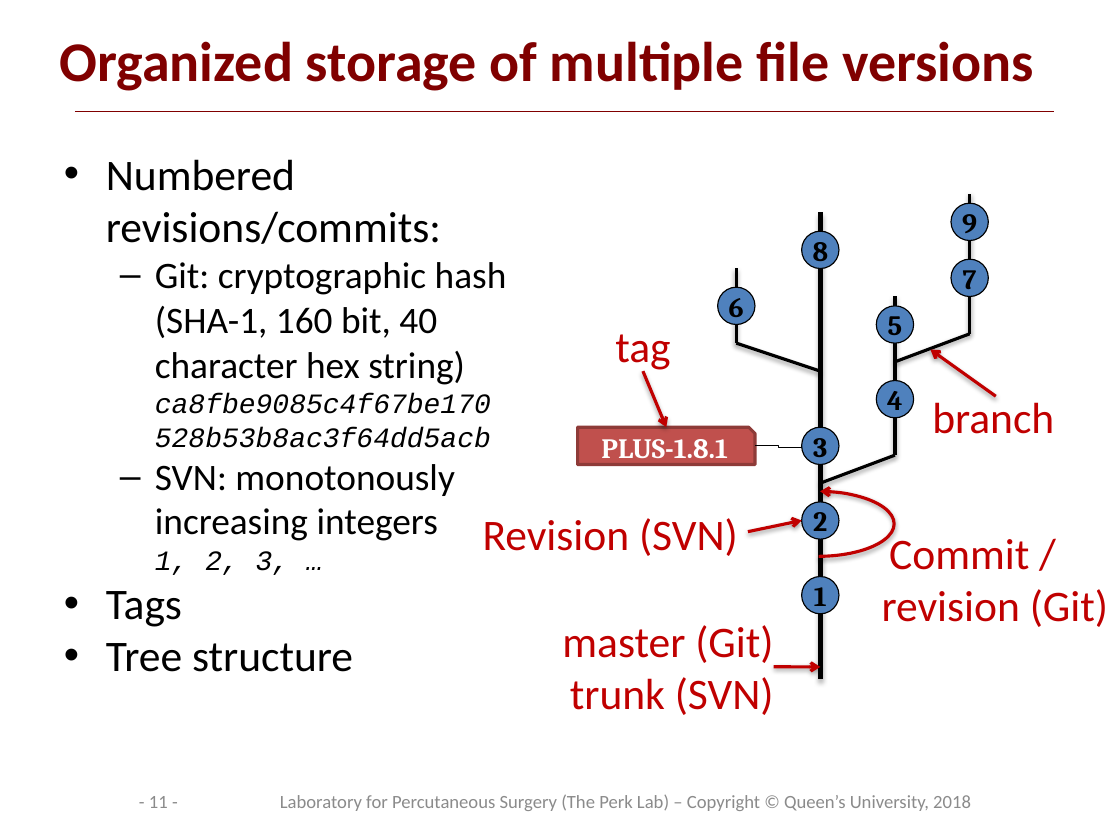
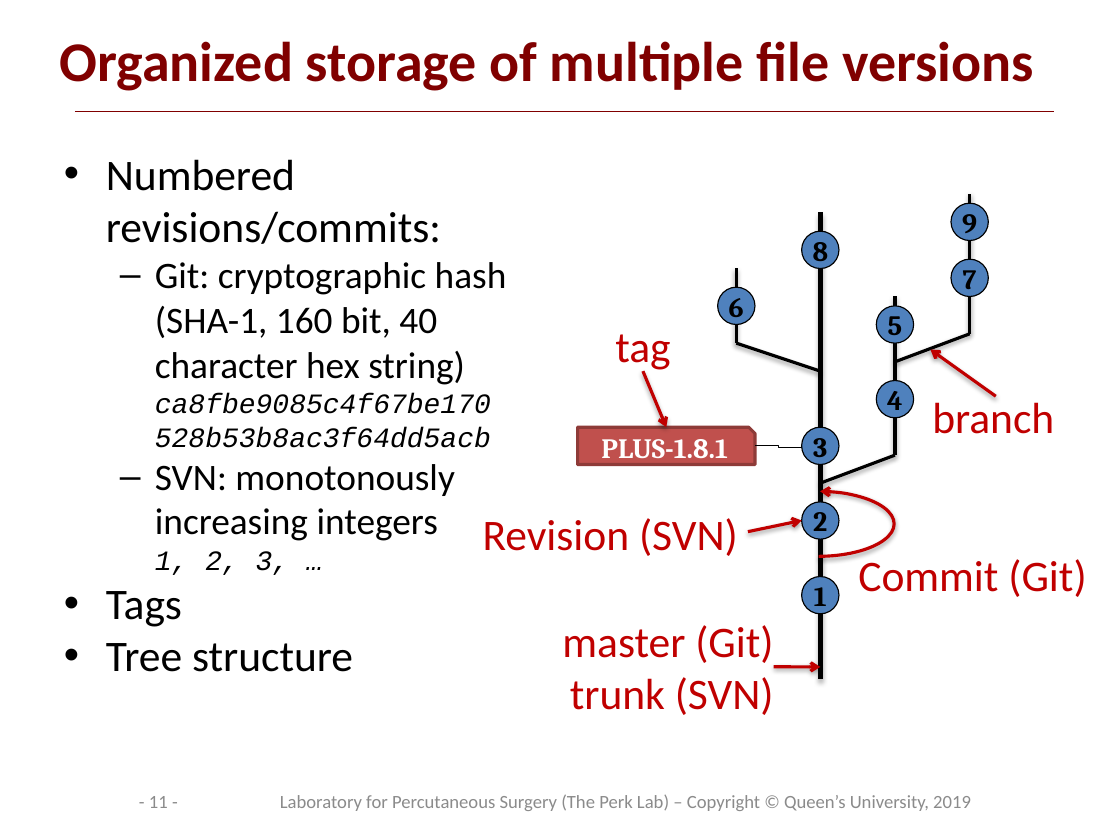
Before and after one commit to PerkLab/PerkLabBootcamp, a slide deck: slide 11 of Doc/day1_2_PerkLabProjectManagement.pptx. Drawn at 1120x840 pixels with LibreOffice and Linux fonts; fonts in the diff are those of the drawing; background and template pictures are left out. Boxes give left, top, right and bottom in pixels: in the first picture for what was removed or moved away, otherwise in the second. Text is boxed around its words. In the diff, an @@ line names an element or a change of style, - is before the commit and + after.

```diff
--- a/Doc/day1_2_PerkLabProjectManagement.pptx
+++ b/Doc/day1_2_PerkLabProjectManagement.pptx
@@ text at (858, 555, 1086, 597): text changed @@
-Commit / revision (Git)
+Commit (Git)
@@ text at (280, 795, 971, 811): text changed @@
-Laboratory for Percutaneous Surgery (The Perk Lab) – Copyright © Queen’s University, 2018
+Laboratory for Percutaneous Surgery (The Perk Lab) – Copyright © Queen’s University, 2019
```
Also in this commit, not shown: 34 other slides changed, 1 slide added, 2 other files.
